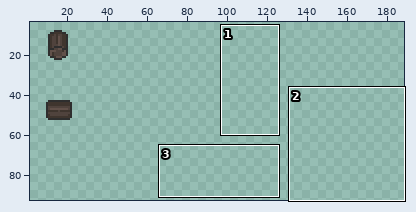
Two states of a pixel-art file, Assets/Graphics/Items/CarriedObjects.aseprite. The first picture is a wide view before the edit; the outline marks the close-up.
Close-up. The starting point:
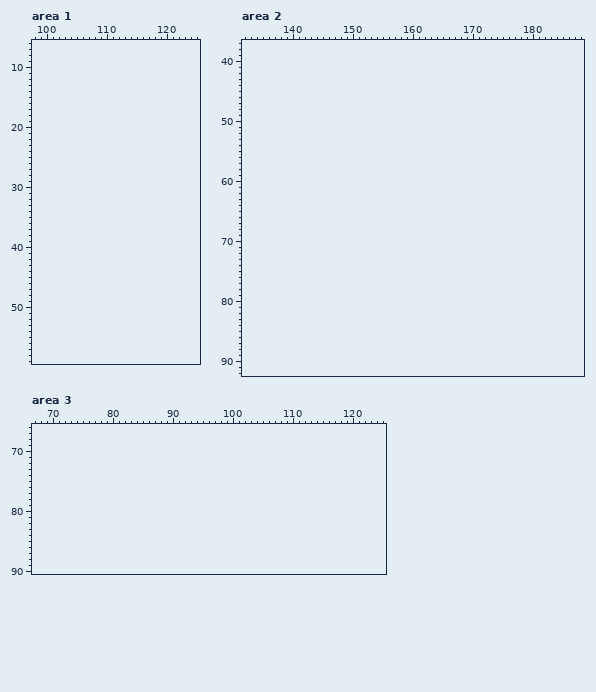
32x64 pixels, 1 frame. Colours within 5 levels of each other are drawn and written as one. Shown: area 1: x 98..125, y 6..59; area 2: x 132..188, y 37..92; area 3: x 67..125, y 66..90. The old version is drawn lined up with the new one, on the new canvas. The wide view leaves out empty margins. The commit also changed other parts of the picture, which this record leaves out.
And afterwards:
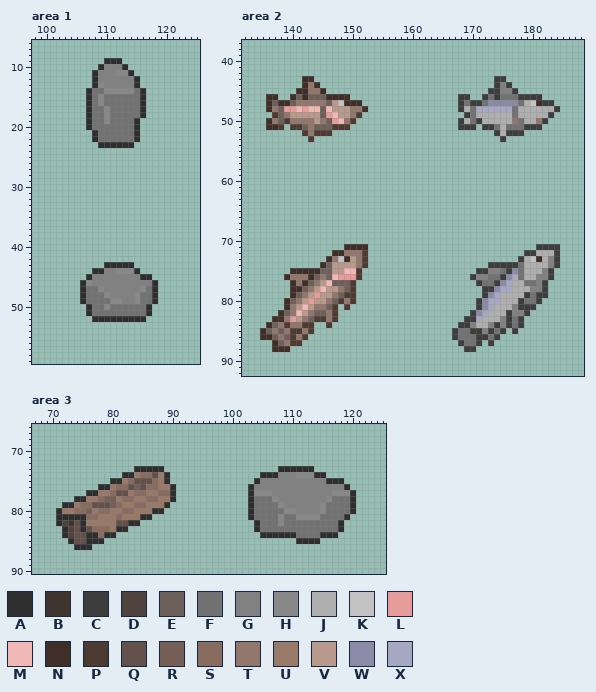
Palette (. is transparent): A #2e2e2e  B #3f352e  C #3d3d3d  D #50433d  E #6d5f5a  F #727272  G #818181  H #888888  J #afafaf  K #c3c3c3  L #e59c9a  M #f0b8b6  N #402e28  P #4d3b31  Q #62514a  R #755f57  S #886c60  T #91776c  U #997a69  V #b89a8c  W #8c8ba7  X #a7a8c1
The exact change:
canvas 32x64 -> 224x96
Changed rows in their new state; - is an unchanged pixel.
Area 1:
first column x 107:
 9 ---AAA----
10 --AGGGA---
11 -AGGGHHA--
12 -AGGGGGGA-
13 -AHGGGGGA-
14 AFFHHHHHFA
15 AFHFFFFFFA
16 AFHFFFFFFA
17 AFFHFFFFFA
18 AFFHFFFFFA
19 AFFHFFFFA-
20 AFFFFFFFA-
21 -AFFFFFFA-
22 -AFFFFFFA-
23 --AAAAAA--
first column x 106:
43 ----AAAAA----
44 --AAGGHHHA---
45 -AGGGGGGGGAA-
46 AHGGGGGGGGGGA
47 AFFHGGGGGGHFA
48 AFFFHGGGGHFFA
49 AFFFFHHGGHFFA
50 -AFFHFFFFFFA-
51 -AFFFFFFFFFA-
52 --AAAAAAAAA--
Area 2:
first column x 136:
43 ------NN------------------------------CC---------
44 ------NTN-----------------------------CGC--------
45 -----NNTTN---------------------------CCGGC-------
46 NN--NENEEENNNN------------------CC--CFCFFFCCCC---
47 NENNETTTTTEVKNNN----------------CFCCFWWWWWFJKNCC-
48 NTELLMLMMEMVVVTTN---------------CJFXXXXXXFJJJJJJC
49 -PETVVVVVELMVVTP-----------------CFJJJJJJFJJJJJC-
50 NTEPTTTTVTELMTP-----------------CJFCJJJJJTFJJTC--
51 NNP-PPETEEEPPP------------------CCC-CCFJFFFCCC---
52 ------PTPPP---------------------------CJCCC------
53 -------P-------------------------------C---------
first column x 135:
71 --------------NNNN----------------------------CCCC
72 ------------NNTTTP--------------------------CCJJJC
73 -----------NTKNVTP-------------------------CJKNJGC
74 ----------NEVVVVTP--------------------CCCCCFJJJJGC
75 -----NNNNNEEVVMMP-------------------CCGGFCWFJJJGC-
76 ----NTTTNETEMLLLP------------------CGGFFCWXFJJGGC-
77 -----NTNETVMEEEP--------------------CFFCWXJJFFGC--
78 -----NNETVMVVTEP---------------------CCWXXJJJGGC--
79 -----NETVLVVTEPP---------------------CWXJJJJCFCC--
80 ----NETVLVVTEPTP--------------------CWXXJJJCFFC---
81 ----NTVMVTTEP-P---------------------CWXJJJGCCC----
82 ---NETMVTEETP----------------------CWXJJJCGGC-----
83 --NNTLVTEPPTP---------------------CCXJJJGCFC------
84 -NETPTTPP--P---------------------CCGJJGCGCFC------
85 NETETPPTP-----------------------CFFCCGCFC-C-------
86 NNETEPTP------------------------CFFFCCFC----------
87 --NETPP--------------------------CFFC-C-----------
88 --NNN-----------------------------CC--------------
Area 3:
first column x 71:
73 -------------AAAAA-------------------AAAAAA-------
74 -----------AAUSSQUA---------------AAAGGGHHHAA-----
75 ---------AAUSQQQSUA--------------AGGGGGGGGGGGAAA--
76 -------AAUSSQRQSSUUA------------AGGGGGGGGGGGGGGGA-
77 -----AAUUSQQUSSUUSSA------------AHHHGGGGGGGGGGHHHA
78 ---AAUUSRRUSSUUSSUUA------------AFFFHGGGGGGGGHFFFA
79 -AAUSSQQQRSUUSSUUUA-------------AFFFFHGGGGGGHFFFFA
80 AUUSSRUSSUUSSUUUAA--------------AFFFFFHHGGGGHFFFFA
81 AAAAASSUUUSUUUAA----------------AFFFFHFFHHHHFFFFA-
82 ADBQAUUUUUQQAA-------------------AFFFHFFFFFFFFFA--
83 -ADQAQSSSUAA---------------------AFFFFFFFFFFFFFA--
84 -ADQQAASAA------------------------AAAAAAFFFFAAA---
85 --AQQAAA--------------------------------AAAA------
86 ---AAA--------------------------------------------
Pixel boxes of the changes (left, top, right, bottom) in both close-ups:
added: (86, 58, 146, 148)
added: (80, 262, 158, 322)
added: (266, 76, 368, 142)
added: (458, 76, 560, 142)
added: (260, 244, 368, 352)
added: (452, 244, 560, 352)
added: (56, 466, 176, 550)
added: (248, 466, 356, 544)
